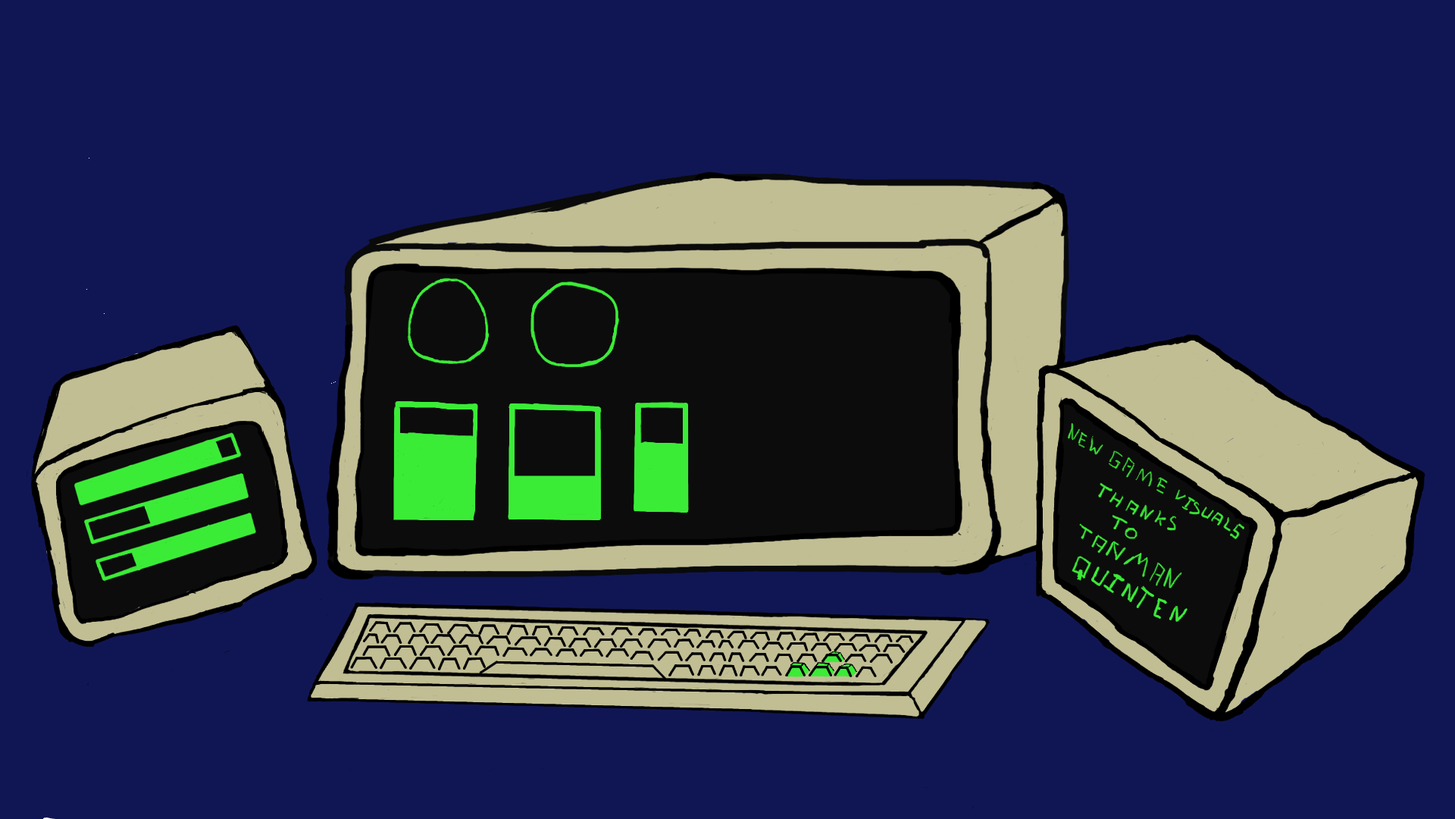
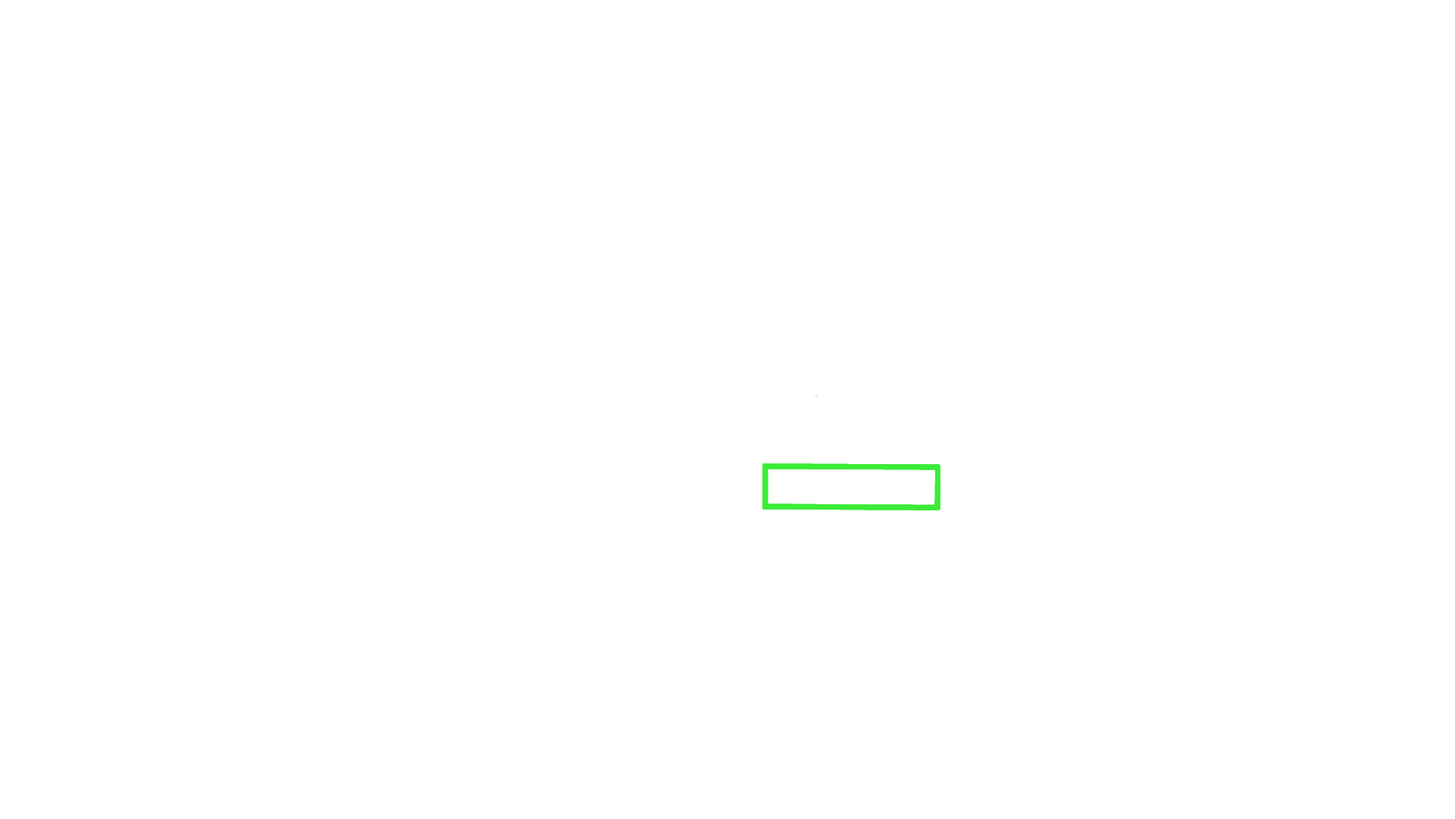
Layers edited between the first and the second 1455×819 image:
hid group "Side TV B" (4 layers) over [1035, 320, 1426, 734]
hid "Main TV" over [324, 171, 1103, 580]
showed "Main TV Buttons", painted on it over [755, 297, 941, 511]
hid group "Main TV Dial 1" (2 layers) over [407, 277, 490, 364]
hid group "Main TV Dial 2" (1 layers) over [530, 281, 620, 367]
hid "Main TV Test Dials" over [392, 290, 690, 521]
hid "Main TV Screen" over [354, 266, 963, 557]
hid "Main TV Color" over [331, 174, 1069, 576]
hid group "Side TV A" (4 layers) over [26, 324, 325, 702]
hid group "KeyBoard" (3 layers) over [306, 601, 1000, 810]
hid "Background" over [0, 0, 1455, 819]
